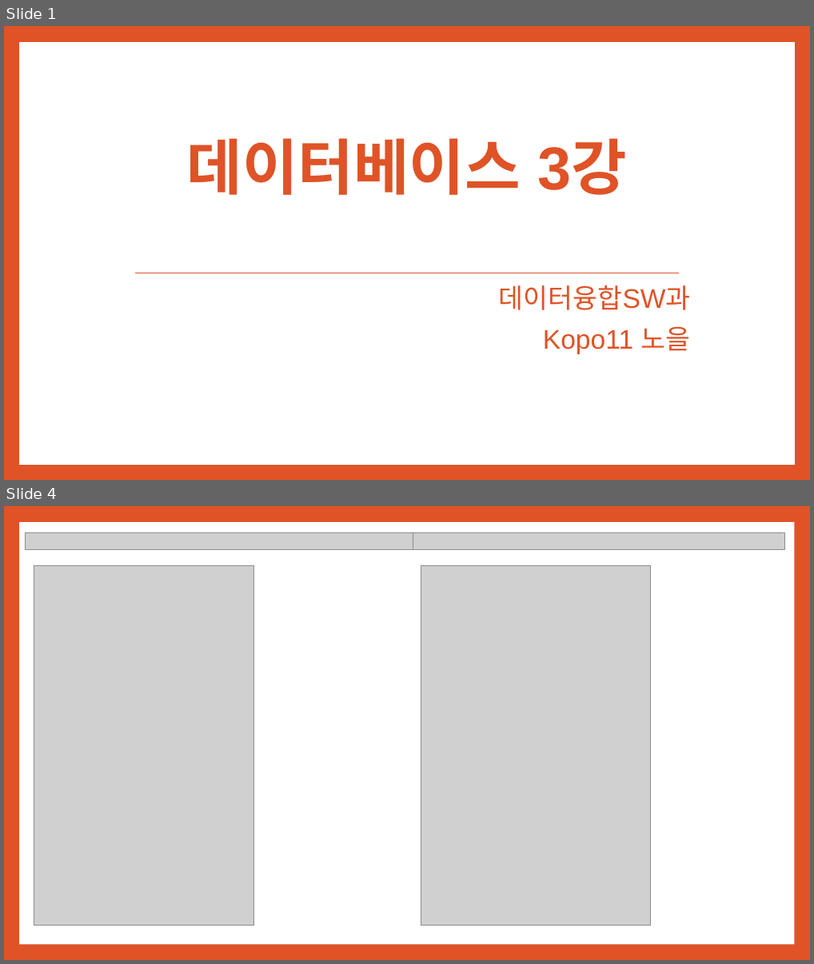
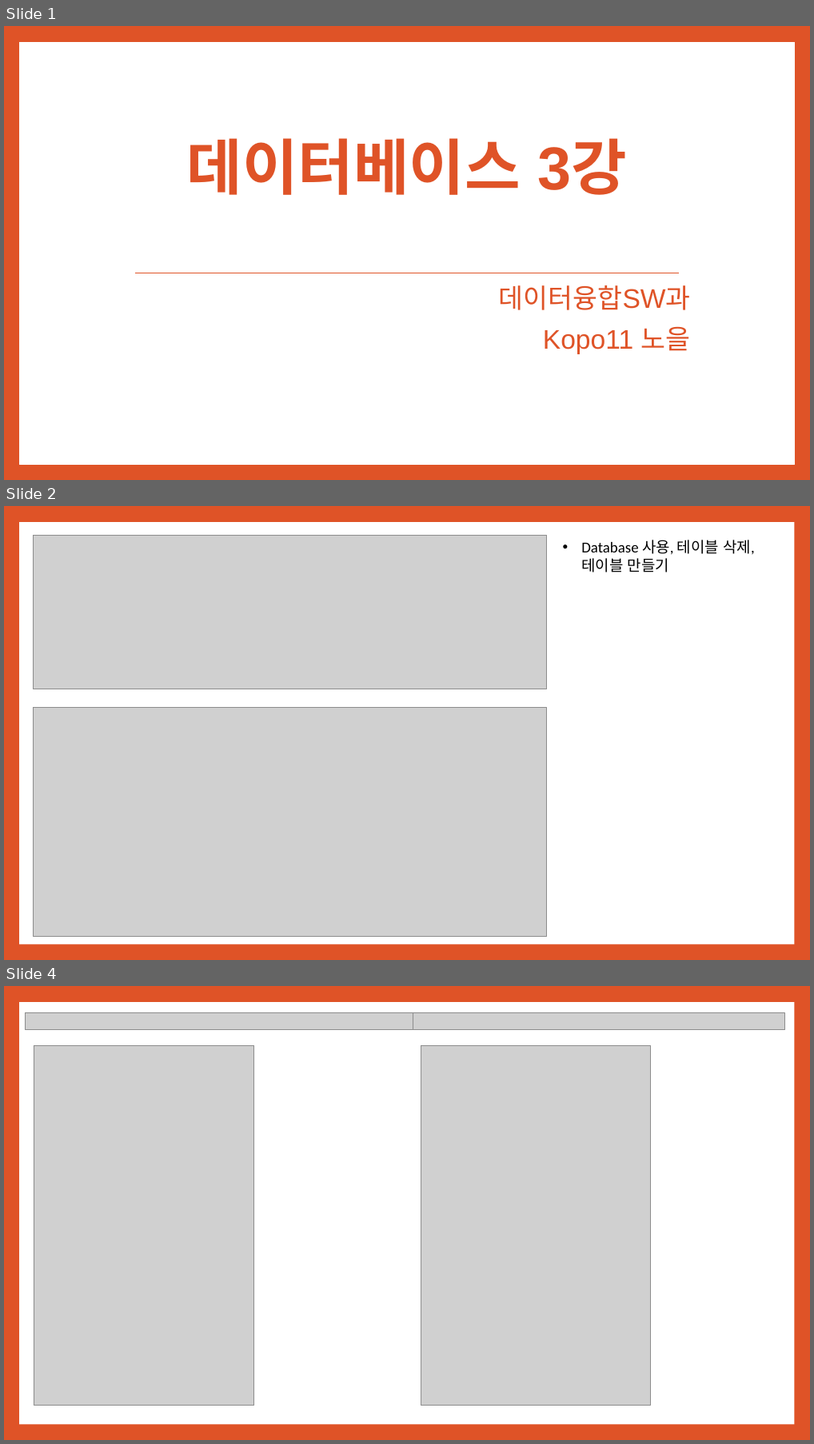
Before and after one commit to noheul1030/KOPO-database, a slide deck: 과제PPT/데이터베이스 3강.pptx. Shown one above the other, each under a label of ours: slides 1 and 4 before the commit, slides 1, 2 and 4 after it; the slides between them are not shown. The pictures are 814x964 and 814x1444 pixels, drawn with LibreOffice and Linux fonts; fonts in the diff are those of the drawing; grey boxes stand for pictures. Boxes give left, top, right and bottom in pixels: in the first picture for what was removed or moved away, otherwise in the second. Text is boxed around its words. In the diff, an @@ line names an element or a change of style, - is before the commit and + after.

```diff
--- a/과제PPT/데이터베이스 3강.pptx
+++ b/과제PPT/데이터베이스 3강.pptx
@@ slide 2 added at [4,506,810,960], background #DF5327; not listed: 1 template element that a slide beside it also shows @@
@@ picture added at [33,535,547,688] @@
@@ text added at [582,540,754,572], 18 pt, text #000000 @@
+• Database 사용, 테이블 삭제, 테이블 만들기
@@ picture added at [33,708,547,936] @@
```
Also in this commit, not shown: 2 slides changed, 22 other slides added, 14 slides removed.
